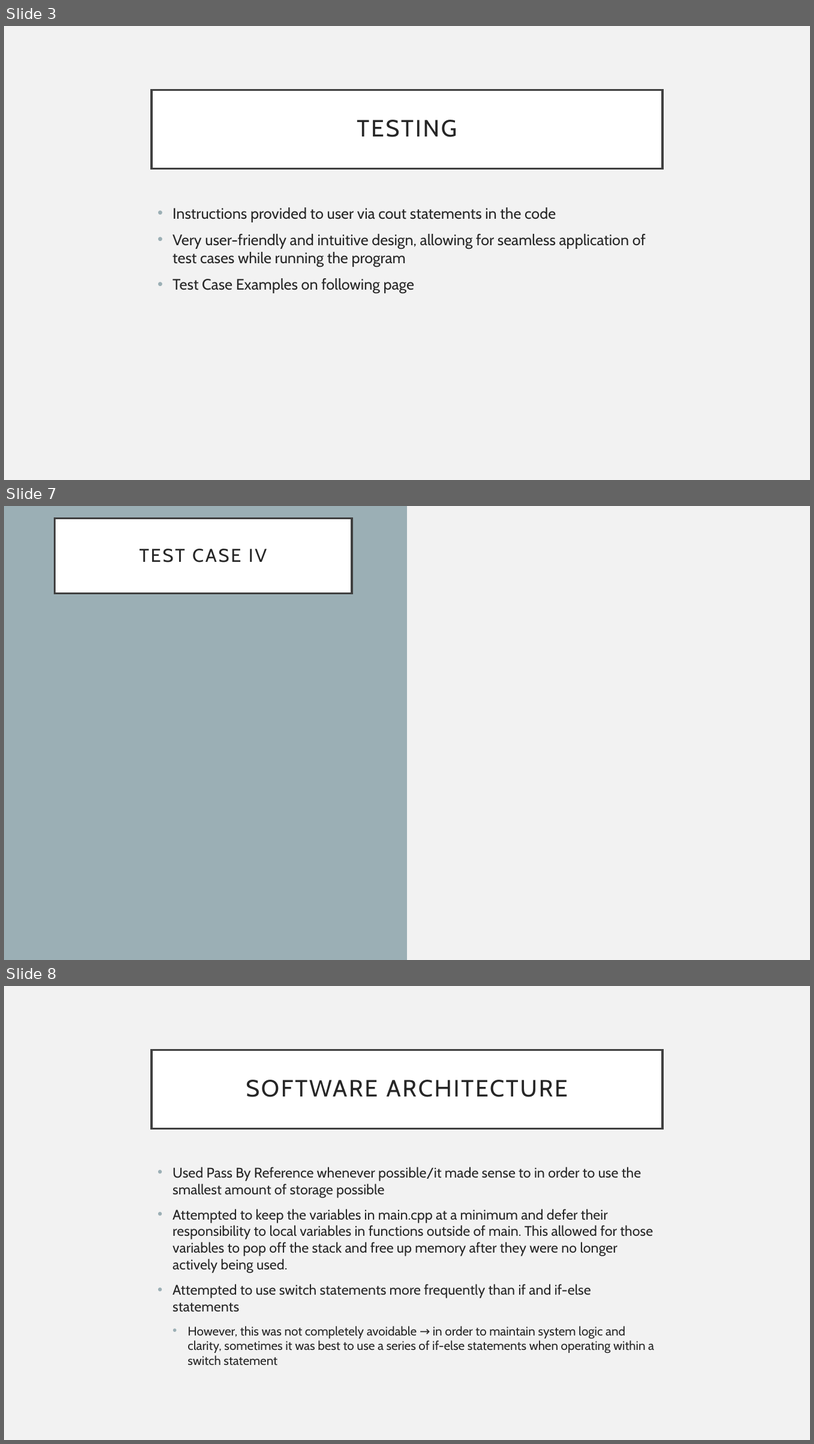
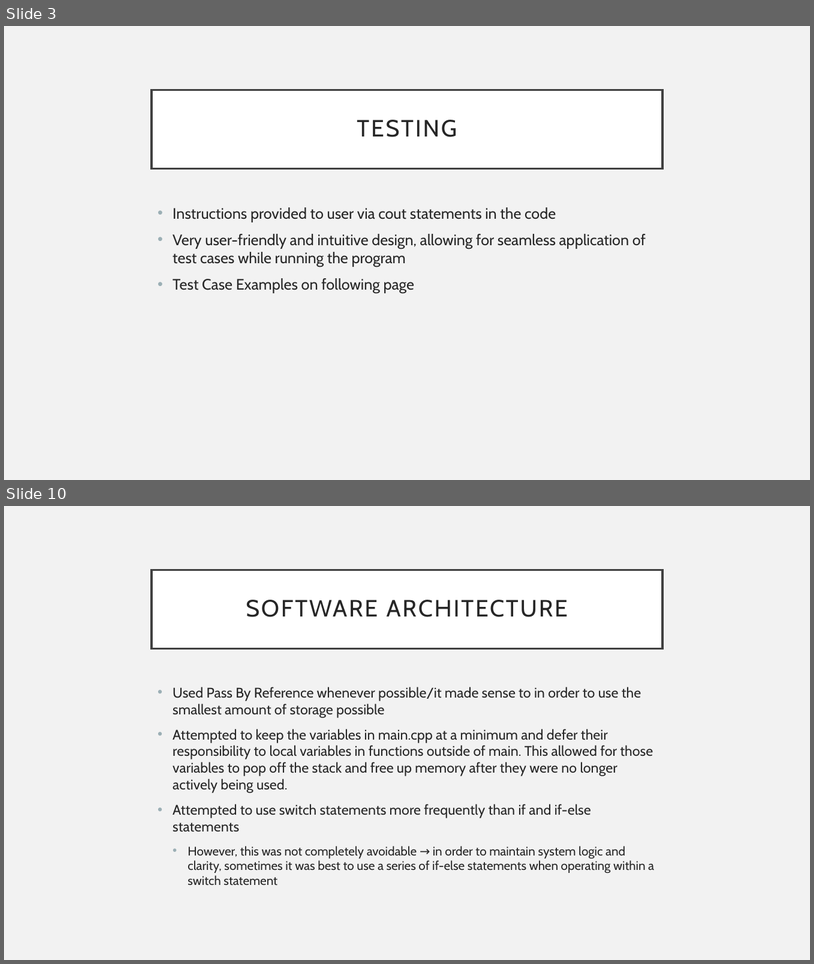
Before and after one commit to kylawilson/EC327FinalProject, a slide deck: doc/ProjectArchitecture.pptx. Shown one above the other, each under a label of ours: slides 3, 7 and 8 before the commit, slides 3 and 10 after it; the slides between them are not shown. The pictures are 814x1444 and 814x964 pixels, drawn with LibreOffice and Linux fonts; fonts in the diff are those of the drawing. Boxes give left, top, right and bottom in pixels: in the first picture for what was removed or moved away, otherwise in the second. Text is boxed around its words. In the diff, an @@ line names an element or a change of style, - is before the commit and + after.

```diff
--- a/doc/ProjectArchitecture.pptx
+++ b/doc/ProjectArchitecture.pptx
@@ slide 7 removed at [4, 506, 810, 960], background #F2F2F2 @@
@@ rectangle removed at [4, 506, 408, 960] @@
@@ title removed at [55, 518, 353, 593] @@
-TEST CASE IV
@@ what was slide 8 is now slide 10 @@
```
Also in this commit, not shown: 3 slides changed, 3 slides added.
